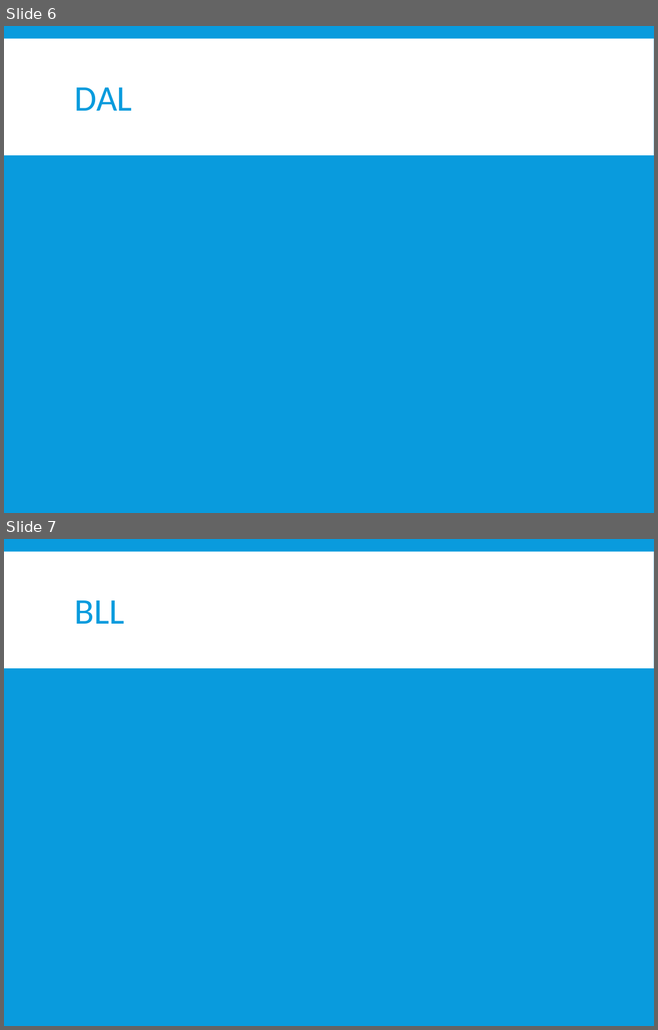
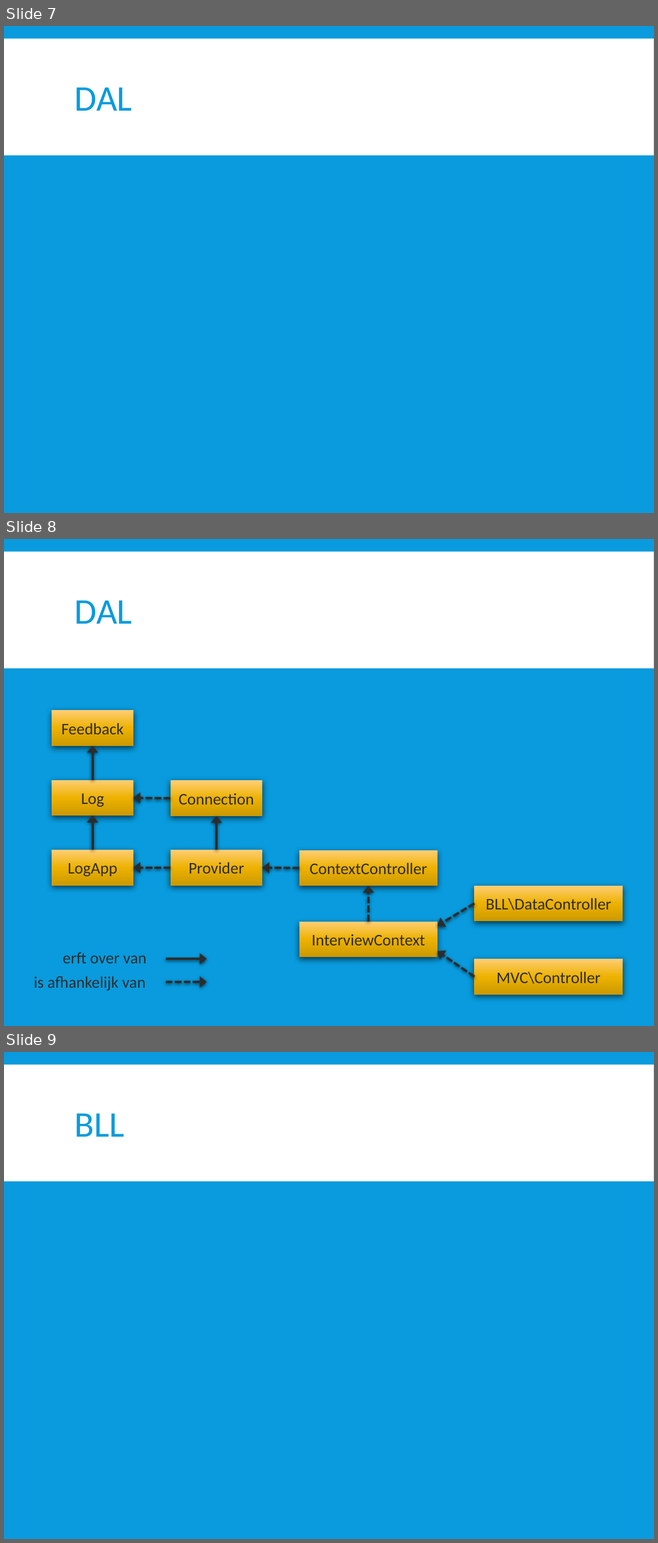
Before and after one commit to dlife/InstantInterview, a slide deck: Presentatie/2015 06 04 Presentatie II.pptx. Shown one above the other, each under a label of ours: slides 6 and 7 before the commit, slides 7, 8 and 9 after it. The pictures are 658x1030 and 658x1543 pixels, drawn with LibreOffice and Linux fonts; fonts in the diff are those of the drawing. Boxes give left, top, right and bottom in pixels: in the first picture for what was removed or moved away, otherwise in the second. Text is boxed around its words. In the diff, an @@ line names an element or a change of style, - is before the commit and + after.

```diff
--- a/Presentatie/2015 06 04 Presentatie II.pptx
+++ b/Presentatie/2015 06 04 Presentatie II.pptx
@@ slide 8 added at (x1=4, y1=539, x2=654, y2=1026), background #099BDD; not listed: 1 template element that a slide beside it also shows @@
@@ title added at (x1=75, y1=600, x2=132, y2=624), 40 pt, text #099BDD @@
+DAL
@@ rectangle added at (x1=52, y1=711, x2=133, y2=746), fill gradient #FFCE77 to #EEB300 to #CC9A00, 18 pt, text #2C2C2C @@
+Feedback
@@ arrow added from (92, 780) to (92, 746), #2C2C2C 2.5 pt @@
@@ rectangle added at (x1=52, y1=780, x2=133, y2=816), fill gradient #FFCE77 to #EEB300 to #CC9A00, 18 pt, text #2C2C2C @@
+Log
@@ rectangle added at (x1=170, y1=781, x2=263, y2=816), fill gradient #FFCE77 to #EEB300 to #CC9A00, 18 pt, text #2C2C2C @@
+Connection
@@ arrow added from (170, 798) to (133, 798), #2C2C2C 2.5 pt dashed @@
@@ arrow added from (92, 850) to (92, 816), #2C2C2C 2.5 pt @@
@@ arrow added from (216, 850) to (216, 816), #2C2C2C 2.5 pt @@
@@ rectangle added at (x1=52, y1=850, x2=133, y2=886), fill gradient #FFCE77 to #EEB300 to #CC9A00, 18 pt, text #2C2C2C @@
+LogApp
@@ rectangle added at (x1=170, y1=850, x2=263, y2=886), fill gradient #FFCE77 to #EEB300 to #CC9A00, 18 pt, text #2C2C2C @@
+Provider
@@ rectangle added at (x1=299, y1=850, x2=437, y2=886), fill gradient #FFCE77 to #EEB300 to #CC9A00, 18 pt, text #2C2C2C @@
+ContextController
@@ arrow added from (170, 868) to (133, 868), #2C2C2C 2.5 pt dashed @@
@@ arrow added from (299, 868) to (263, 868), #2C2C2C 2.5 pt dashed @@
@@ arrow added from (368, 922) to (368, 886), #2C2C2C 2.5 pt dashed @@
@@ rectangle added at (x1=474, y1=886, x2=622, y2=922), fill gradient #FFCE77 to #EEB300 to #CC9A00, 18 pt, text #2C2C2C @@
+BLL\DataController
@@ arrow added from (474, 903) to (437, 925), #2C2C2C 2.5 pt dashed @@
@@ rectangle added at (x1=299, y1=922, x2=437, y2=957), fill gradient #FFCE77 to #EEB300 to #CC9A00, 18 pt, text #2C2C2C @@
+InterviewContext
@@ text added at (x1=63, y1=953, x2=146, y2=964), 18 pt, text #2C2C2C @@
+erft over van
@@ arrow added from (474, 977) to (437, 951), #2C2C2C 2.5 pt dashed @@
@@ arrow added from (166, 959) to (206, 959), #2C2C2C 2.5 pt @@
@@ rectangle added at (x1=474, y1=959, x2=622, y2=994), fill gradient #FFCE77 to #EEB300 to #CC9A00, 18 pt, text #2C2C2C @@
+MVC\Controller
@@ text added at (x1=34, y1=976, x2=146, y2=991), 18 pt, text #2C2C2C @@
+is afhankelijk van
@@ arrow added from (166, 982) to (206, 982), #2C2C2C 2.5 pt dashed @@
@@ what was slide 6 is now slide 7 @@
@@ what was slide 7 is now slide 9 @@
```
Also in this commit, not shown: 5 slides changed, 15 other slides added, 2 slides removed.
